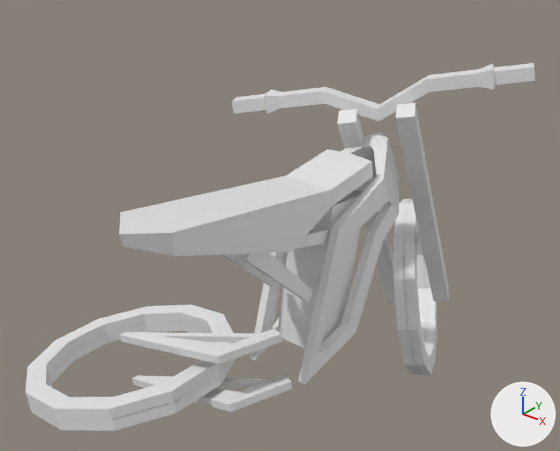
The Blender file src/resources/content/ebike.blend as it was, and as the next commit left it.
Rendered twice from a 50 mm lens placed at (3.53, -4.94, 4.45), pointed at (-0.7, 0.34, 1.17). Lighting does not change. The marker at lower right points along +X, +Y and +Z.

The first picture shows 'back-wheel', 'body', 'front-wheel', 'handlebars', 'shock'.
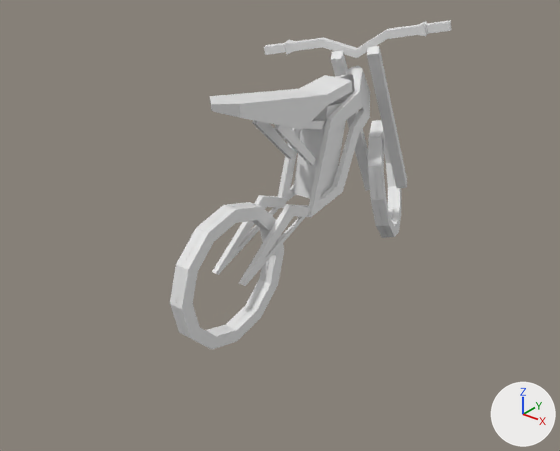
Location of each change, [x1, y1, x2, y2] in pixels of the pictures (560 x 451 px):
'body', moved, rescaled (43% narrower, 40% shorter): before [119, 132, 399, 384]; after [210, 66, 370, 218]
'back-wheel', moved, turned, rescaled: before [25, 305, 237, 431]; after [170, 202, 284, 349]
'handlebars', moved, rescaled (38% narrower, 29% shorter): before [232, 63, 535, 303]; after [264, 20, 451, 191]
'shock', moved, turned, rescaled: before [120, 329, 292, 412]; after [212, 195, 309, 286]
'front-wheel', moved, rescaled (24% narrower, 33% shorter): before [393, 198, 437, 375]; after [368, 120, 401, 238]

The change, as a diff of the scene's bpy script:
```diff
--- a/src/resources/content/ebike.blend.py
+++ b/src/resources/content/ebike.blend.py
@@ ob_body @@
 ob_body = bpy.data.objects.new('body', me_cube)
-ob_body.location = (0.0, 0.0, 0.0)
+ob_body.location = (0.0, -0.029, 1.594)
+ob_body.scale = (0.577, 0.577, 0.577)
 _m = ob_body.modifiers.new('Mirror', 'MIRROR')
@@ ob_back_wheel @@
 ob_back_wheel = bpy.data.objects.new('back-wheel', me_cube_002)
-ob_back_wheel.location = (-1.376, -1.061, 0.073)
-ob_back_wheel.rotation_euler = (0.924, 1.368, 0.0463)  # degrees (53, 78, 2.7)
+ob_back_wheel.location = (0.002, -1.144, 1.517)
+ob_back_wheel.rotation_euler = (-3.143, -3.162, -3.152)  # degrees (-180, -181, -181)
+ob_back_wheel.scale = (0.577, 0.577, 0.577)
 _m = ob_back_wheel.modifiers.new('Mirror', 'MIRROR')
@@ ob_front_wheel @@
 ob_front_wheel = bpy.data.objects.new('front-wheel', me_cube_003)
-ob_front_wheel.location = (-0.034, 2.004, -0.009)
+ob_front_wheel.location = (-0.02, 1.127, 1.589)
 ob_front_wheel.rotation_euler = (-0.0372, -0.183, 0.428)  # degrees (-2.1, -10, 25)
+ob_front_wheel.scale = (0.577, 0.577, 0.577)
 _m = ob_front_wheel.modifiers.new('Mirror', 'MIRROR')
@@ ob_shock @@
 ob_shock = bpy.data.objects.new('shock', me_cube_004)
-ob_shock.location = (0.001, -0.536, 0.405)
-ob_shock.rotation_euler = (1.001, 1.347, 0.0854)  # degrees (57, 77, 4.9)
+ob_shock.location = (-0.008, -0.321, 1.803)
+ob_shock.rotation_euler = (3.179, 9.41, 3.153)  # degrees (182, 179, 181)
+ob_shock.scale = (0.577, 0.577, 0.577)
 _m = ob_shock.modifiers.new('Mirror', 'MIRROR')
@@ ob_handlebars @@
 ob_handlebars = bpy.data.objects.new('handlebars', me_cube_005)
-ob_handlebars.location = (0.041, 0.977, 1.895)
+ob_handlebars.location = (0.023, 0.535, 2.687)
 ob_handlebars.rotation_euler = (-0.0372, -0.183, 0.428)  # degrees (-2.1, -10, 25)
+ob_handlebars.scale = (0.577, 0.577, 0.577)
 _m = ob_handlebars.modifiers.new('Mirror', 'MIRROR')
```
